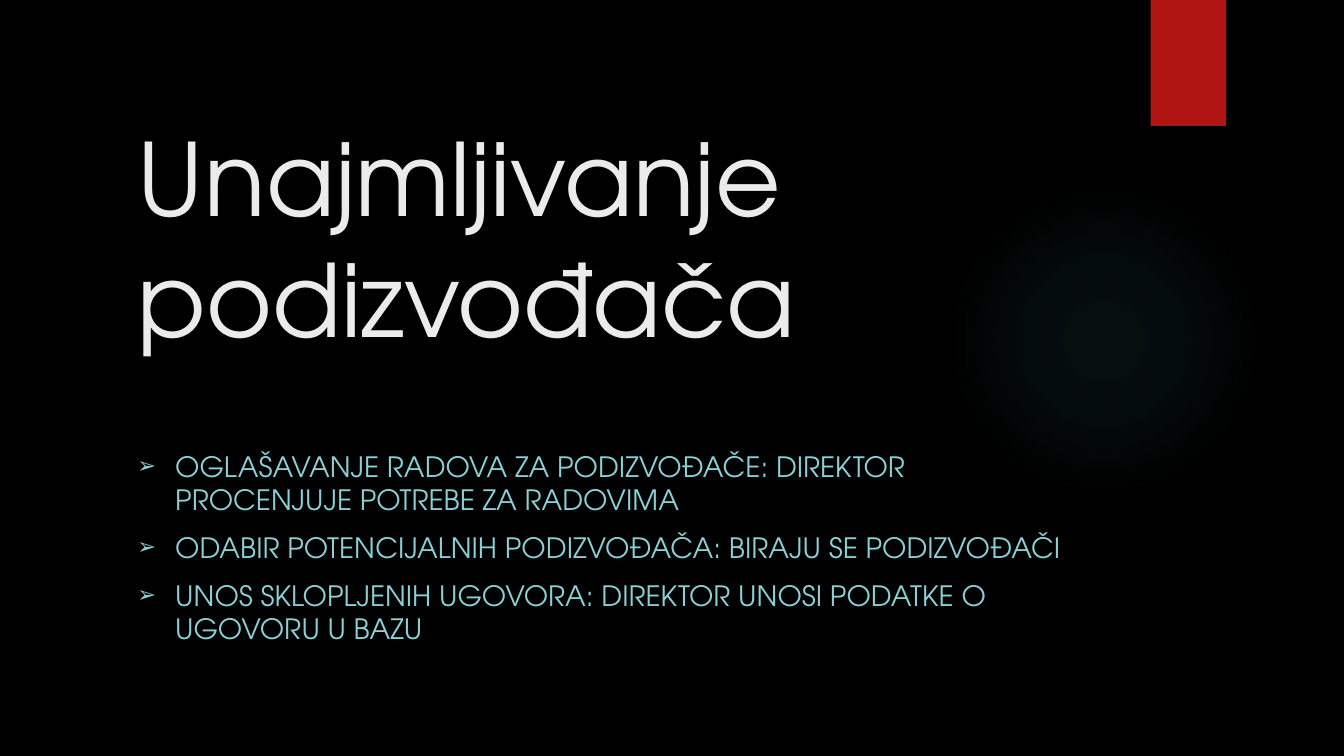
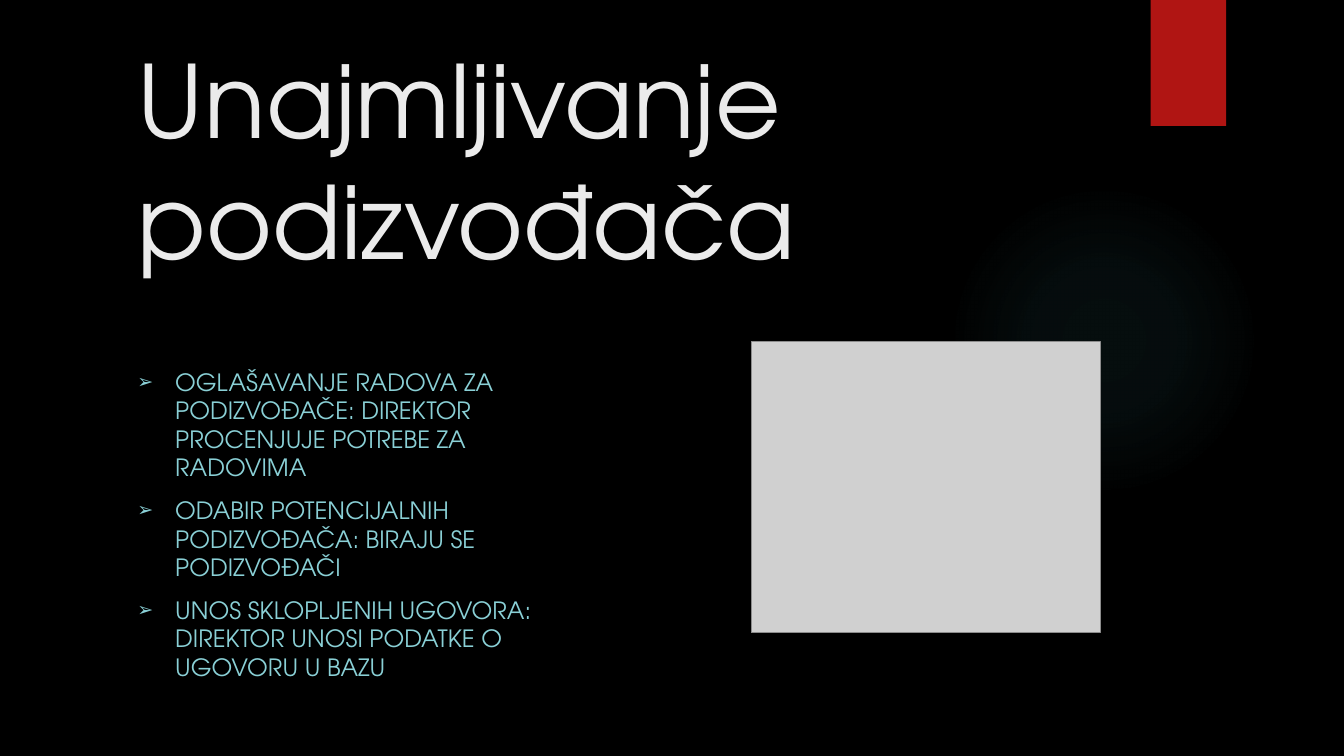
Before and after one commit to MATFPodmladak/ISGradjevinskeFirme, a slide deck: slide 6 of Prezentacija.pptx (slide 4 before the commit). Drawn at 1344x756 pixels with LibreOffice and Linux fonts; fonts in the diff are those of the drawing; grey boxes stand for pictures; background and template pictures are left out. Boxes give left, top, right and bottom in pixels: in the first picture for what was removed or moved away, otherwise in the second. Text is boxed around its words. In the diff, an @@ line names an element or a change of style, - is before the commit and + after.

```diff
--- a/Prezentacija.pptx
+++ b/Prezentacija.pptx
@@ title "Unajmljivanje podizvođača" moved from (x1=137, y1=141, x2=795, y2=357) to (x1=137, y1=63, x2=795, y2=279) @@
@@ picture added at (x1=751, y1=342, x2=1100, y2=632) @@
@@ subtitle "OGLAŠAVANJE RADOVA ZA PODIZVOĐAČE: DIREKTOR ..." moved from (x1=175, y1=451, x2=1061, y2=640) to (x1=175, y1=369, x2=531, y2=677) @@
@@ subtitle "OGLAŠAVANJE RADOVA ZA PODIZVOĐAČE: DIREKTOR ..." at (x1=175, y1=369, x2=531, y2=677): size 20 to 17 pt @@
```
Also in this commit, not shown: 2 other slides changed, 3 slides added.
